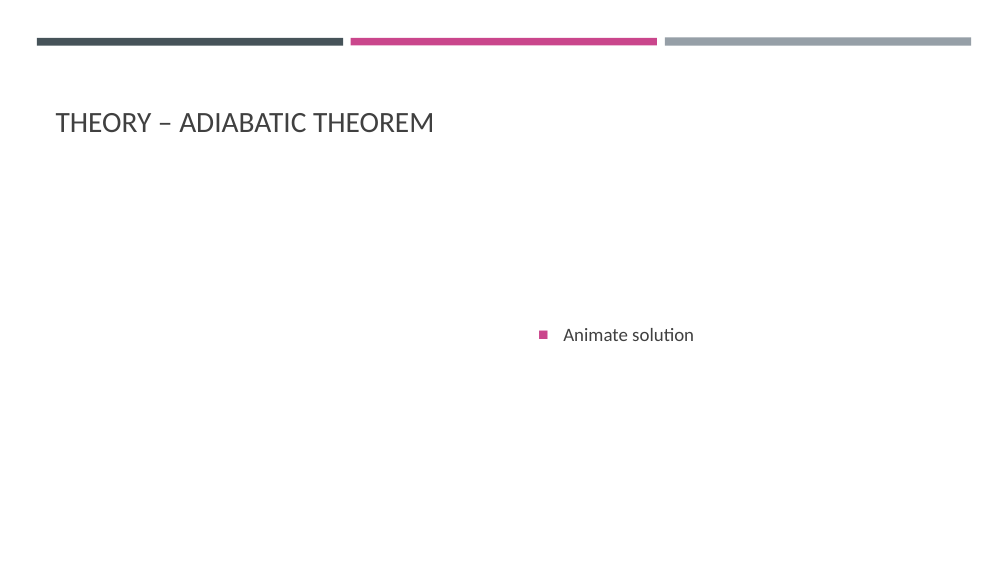
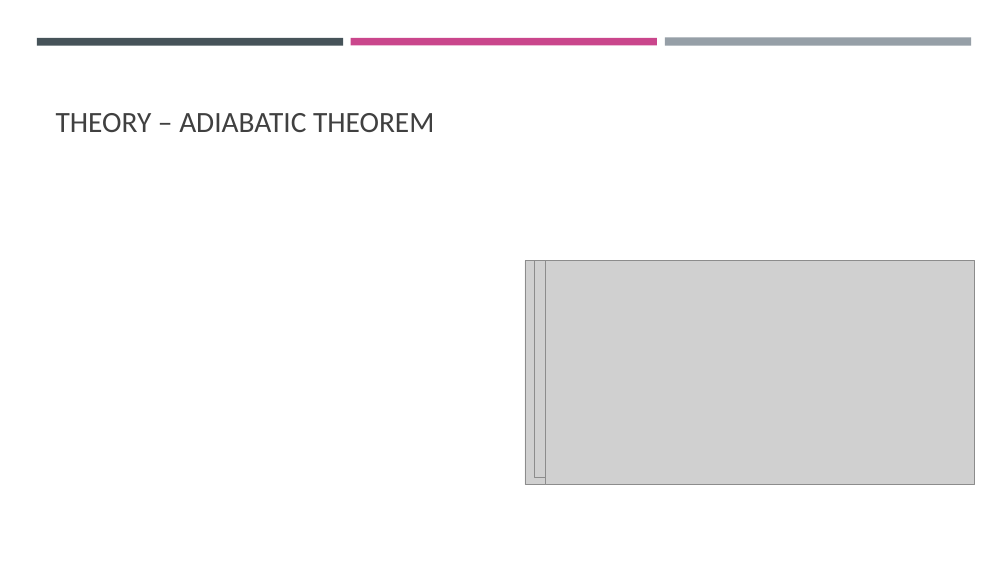
Before and after one commit to CodeJP97/QHT-2022-WoQ, a slide deck: slide 6 of Lecture.pptm. Drawn at 1008x567 pixels with LibreOffice and Linux fonts; fonts in the diff are those of the drawing; grey boxes stand for pictures. Boxes give left, top, right and bottom in pixels: in the first picture for what was removed or moved away, otherwise in the second. Text is boxed around its words. In the diff, an @@ line names an element or a change of style, - is before the commit and + after.

```diff
--- a/Lecture.pptm
+++ b/Lecture.pptm
@@ picture added at (x1=525, y1=261, x2=964, y2=485) @@
@@ picture added at (x1=535, y1=260, x2=964, y2=477) @@
@@ picture added at (x1=545, y1=260, x2=975, y2=485) @@
@@ text removed at (x1=563, y1=328, x2=694, y2=341) @@
-■ Animate solution
```
Also in this commit, not shown: 1 other file.
